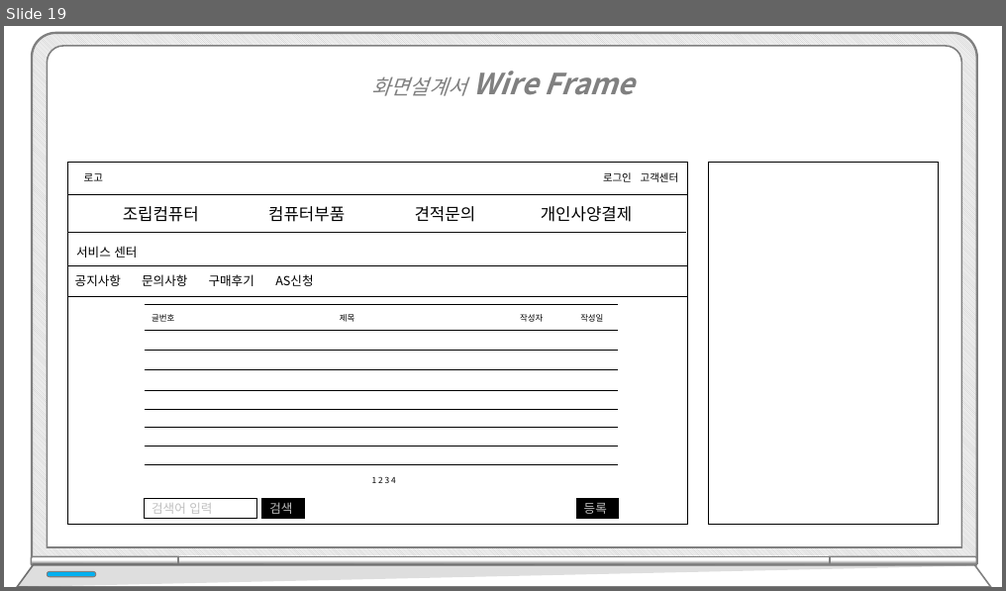
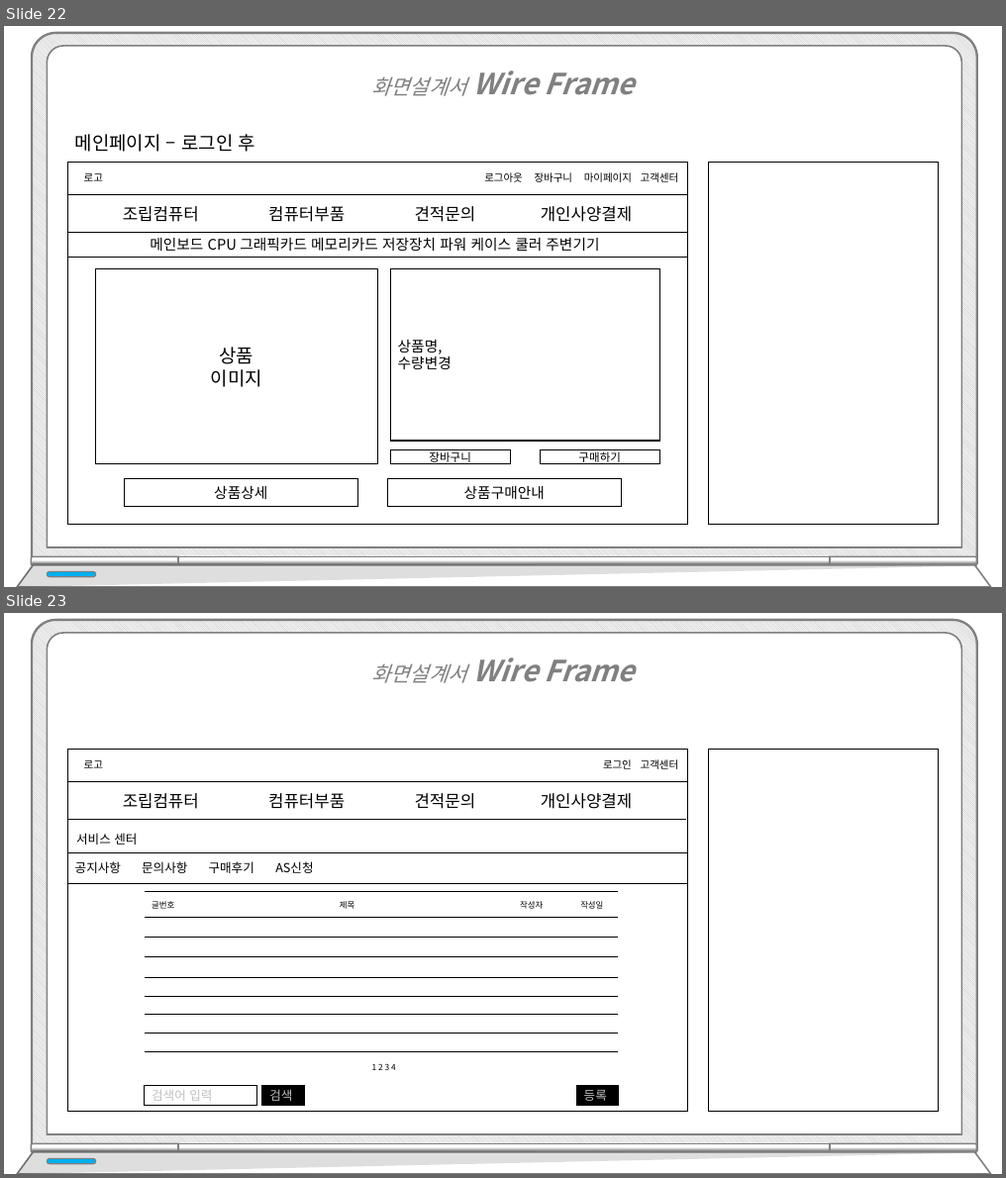
Before and after one commit to hhsw07/ezen-academy-projects, a slide deck: WebContent/발표/프로젝트5.pptx. Shown one above the other, each under a label of ours: slide 19 before the commit, slides 22 and 23 after it. The pictures are 1006x591 and 1006x1178 pixels, drawn with LibreOffice and Linux fonts; fonts in the diff are those of the drawing. Boxes give left, top, right and bottom in pixels: in the first picture for what was removed or moved away, otherwise in the second. Text is boxed around its words. In the diff, an @@ line names an element or a change of style, - is before the commit and + after.

```diff
--- a/WebContent/발표/프로젝트5.pptx
+++ b/WebContent/발표/프로젝트5.pptx
@@ slide 22 added at (4, 26, 1002, 587), background #FFFFFF @@
@@ text added at (371, 71, 635, 96), 28 pt, text #808080, bold, italic @@
+화면설계서 Wire Frame
@@ text added at (75, 134, 255, 152), 18 pt, text #000000 @@
+메인페이지 – 로그인 후
@@ rectangle added at (67, 163, 687, 525), fill #FFFFFF, outline #000000 1 pt @@
@@ rectangle added at (67, 163, 687, 195), fill #FFFFFF, outline #000000 1 pt @@
@@ text added at (84, 174, 103, 181), 10 pt, text #000000 @@
+로고
@@ text added at (484, 173, 679, 182), 10 pt, text #000000 @@
+로그아웃 장바구니 마이페이지 고객센터
@@ rectangle added at (709, 163, 939, 525), fill #FFFFFF, outline #000000 1 pt @@
@@ line added from (67, 232) to (686, 232), #0D0D0D 0.5 pt @@
@@ rectangle added at (67, 232, 687, 257), outline #000000 1 pt, 14 pt, text #000000 @@
+메인보드 CPU 그래픽카드 메모리카드 저장장치 파워 케이스 쿨러 주변기기
@@ text added at (123, 206, 632, 222), 16 pt, text #000000 @@
+조립컴퓨터 컴퓨터부품 견적문의 개인사양결제
@@ rectangle added at (95, 270, 377, 465), outline #000000 1 pt, 18 pt, text #000000 @@
+상품
+이미지
@@ rectangle added at (390, 270, 659, 442), outline #000000 1 pt, 14 pt, text #000000 @@
+상품명,
+수량변경
@@ rectangle added at (390, 451, 510, 465), outline #000000 1 pt, 11 pt, text #000000 @@
+장바구니
@@ rectangle added at (540, 451, 659, 465), outline #000000 1 pt, 11 pt, text #000000 @@
+구매하기
@@ rectangle added at (125, 479, 357, 507), outline #000000 1 pt, 14 pt, text #000000 @@
+상품상세
@@ rectangle added at (388, 479, 621, 507), outline #000000 1 pt, 14 pt, text #000000 @@
+상품구매안내
@@ group added at (17, 33, 991, 587): 5 round same rects, 2 freeform shapes, 1 rounded rectangle @@
@@ what was slide 19 is now slide 23 @@
```
Also in this commit, not shown: 3 other slides added, 2 other files.
